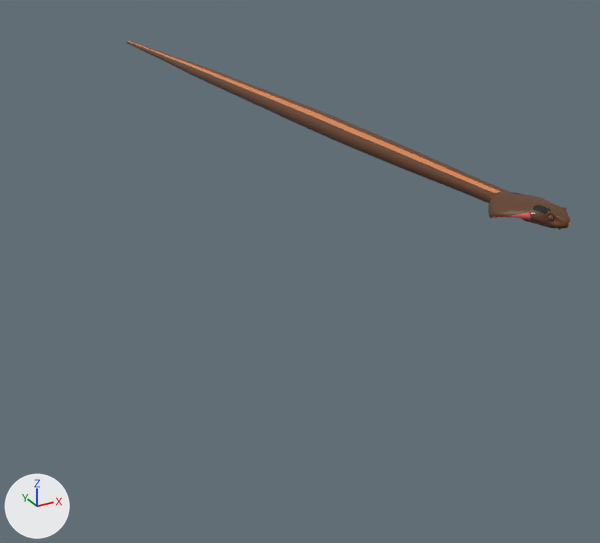
The Blender file level_data/space_ship/snake_v4_.blend, before and after one commit.
Camera for both pictures: a camera (50 mm lens) standing at (-3.04, -3.0, 2.94) and looking at (0.09, 2.69, 0.1). The lights are fixed; the arrows at lower left show +X, +Y and +Z.

Script lines for the objects in view, before the commit:
```python
mat_skin = principled_material('skin')
mat_skin.texture = img_skin
me_sphere_001 = bpy.data.meshes.new('Sphere.001')
me_sphere_001.from_pydata(...)  # 4397 vertices, 4314 faces; spans x -0.19..0.19, y -0.24..6.72, z 1.42..1.56
me_sphere_001.materials.append(mat_skin)  # picture img_skin
ob_sphere_001 = bpy.data.objects.new('Sphere.001', me_sphere_001)
ob_sphere_001.location = (0.0, 0.0, 0.0)
```
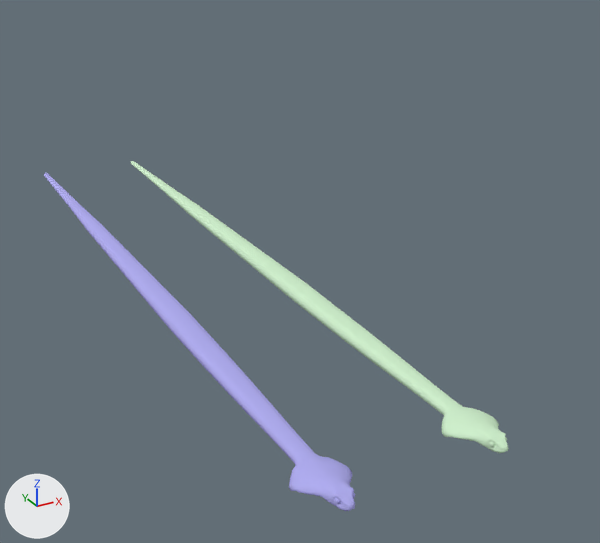
Boxes [x1, y1, x2, y2] around the edits, measured in the pictures (600 x 543 px):
'Sphere.001', surface changed, mesh moved: before [126, 41, 570, 230]; after [131, 161, 508, 454]
'Sphere.002', added: after [44, 173, 355, 511]

Diff of the bpy script that builds the scene:
```diff
--- a/level_data/space_ship/snake_v4_.blend.py
+++ b/level_data/space_ship/snake_v4_.blend.py
@@ ng_mmdshaderdev @@
+ng_mmdshaderdev = bpy.data.node_groups.new('MMDShaderDev', 'ShaderNodeTree')
+# nodes: BsdfAnisotropic, BsdfDiffuse, BsdfTransparent, Math, MixRGB, MixShader, NewGeometry
+# colours: grey #aaaaaa, white #e7e7e7, white #ffffff
@@ mat_skin @@
 mat_skin = bpy.data.materials.new('skin')
-# nodes: BsdfPrincipled, OutputMaterial, TexImage
-# uses the picture img_skin
+# nodes: Group, OutputMaterial
+# colours: grey #aaaaaa, green #a8e7a2, light grey #cfcfcf, white #ffffff
@@ mat_phtn @@
+mat_phtn = bpy.data.materials.new('phtn')
+# nodes: Group, OutputMaterial
+# colours: grey #aaaaaa, blue #4936e7, light grey #cfcfcf, white #ffffff
@@ me_sphere_001 @@
 me_sphere_001.from_pydata(...)  # 4397 vertices, 4314 faces; spans x -0.19..0.19, y -0.24..6.72, z 1.42..1.56
 # used by ob_sphere_001; location = (0.0, 0.0, 0.0)
+# me_sphere_001 part 1: the whole mesh is moved by (0.0, 0.23, -1.5)
 me_sphere_001.materials.append(mat_skin)
@@ me_sphere_002 @@
+me_sphere_002.from_pydata(...)  # 4397 vertices, 4314 faces; spans x -0.19..0.19, y 0.0..6.95, z -0.08..0.06
+me_sphere_002.polygons.foreach_set('use_smooth', [True] * 4314)
+me_sphere_002.materials.append(mat_phtn)
@@ ob_sphere_002 @@
+ob_sphere_002 = bpy.data.objects.new('Sphere.002', me_sphere_002)
+ob_sphere_002.location = (-1.075, 0.0, 0.0)
```
